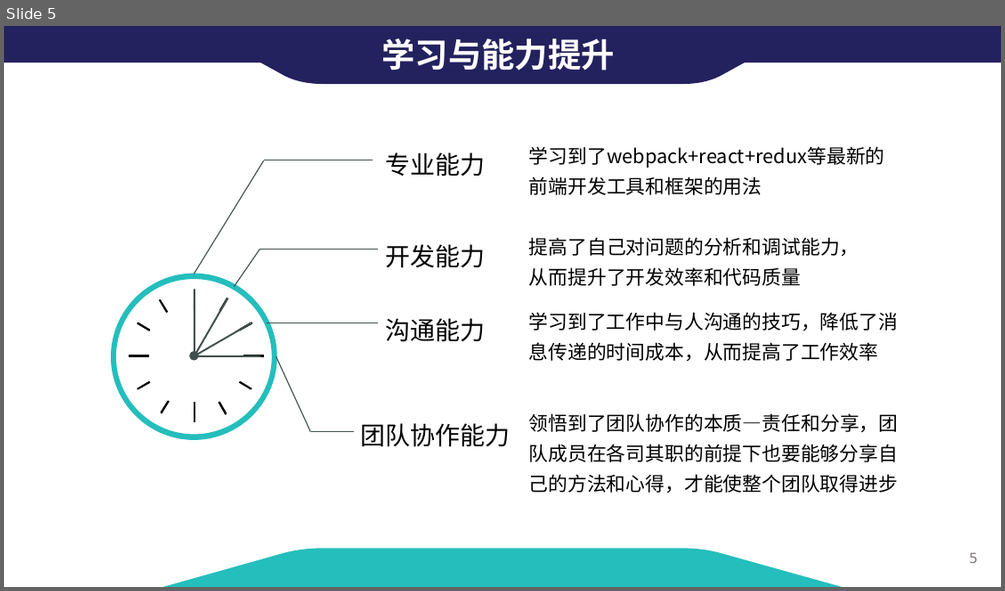
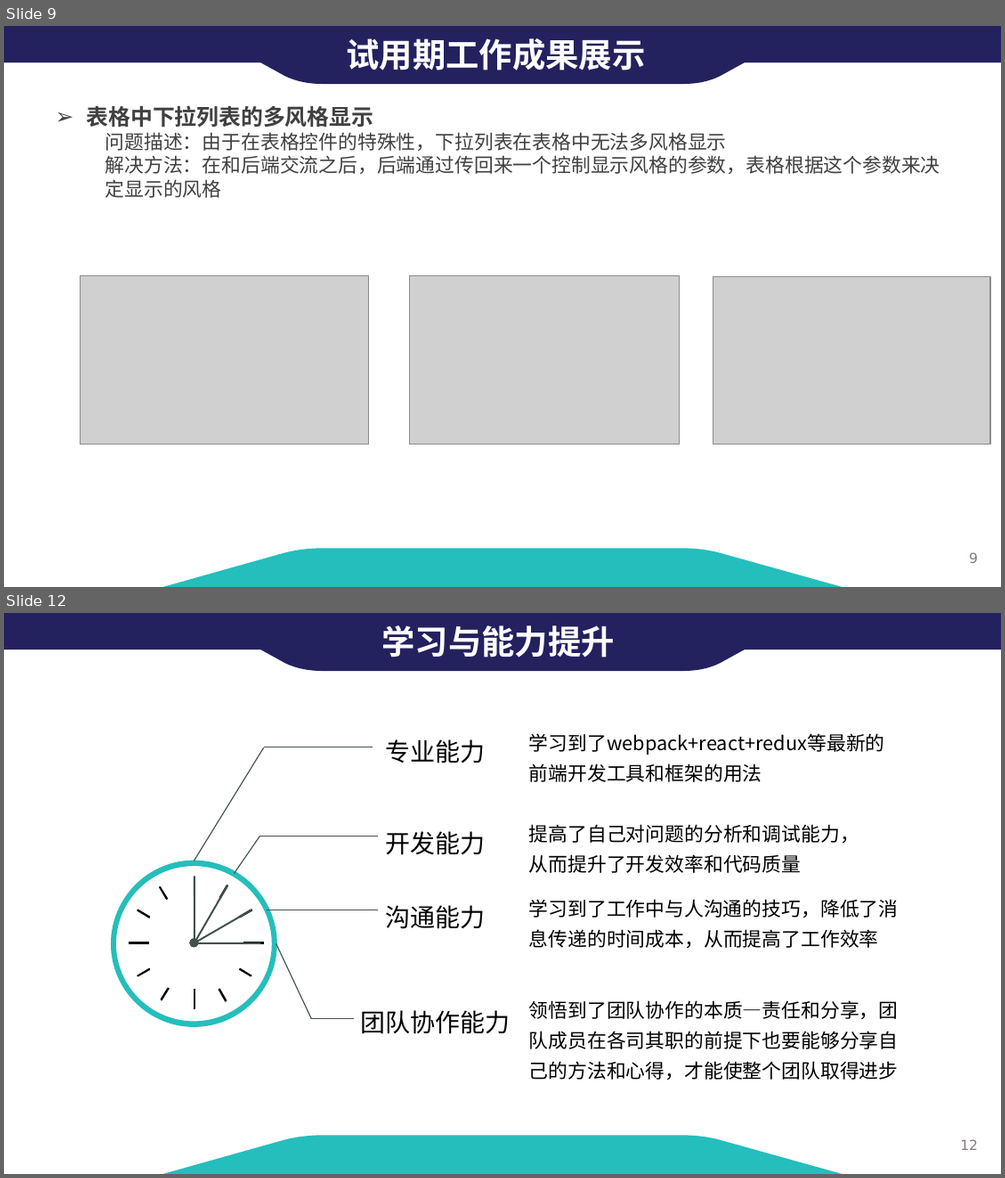
Before and after one commit to careyke/zhuangzheng, a slide deck: 转正评审-柯创.pptx. Shown one above the other, each under a label of ours: slide 5 before the commit, slides 9 and 12 after it; the slides between them are not shown. The pictures are 1005x591 and 1005x1178 pixels, drawn with LibreOffice and Linux fonts; fonts in the diff are those of the drawing; grey boxes stand for pictures; background and template pictures are left out. Boxes give left, top, right and bottom in pixels: in the first picture for what was removed or moved away, otherwise in the second. Text is boxed around its words. In the diff, an @@ line names an element or a change of style, - is before the commit and + after.

```diff
--- a/转正评审-柯创.pptx
+++ b/转正评审-柯创.pptx
@@ slide 9 added at (x1=4, y1=26, x2=1001, y2=587), background #FFFFFF; not listed: 1 template element that a slide beside it also shows @@
@@ rectangle added at (x1=4, y1=26, x2=1001, y2=62), fill #24215F @@
@@ freeform shape added at (x1=194, y1=26, x2=811, y2=84), fill #24215F @@
@@ text added at (x1=346, y1=38, x2=645, y2=70), 24 pt, text #FFFFFF, bold @@
+试用期工作成果展示
@@ text added at (x1=87, y1=105, x2=940, y2=198), 14 pt, text #404040 @@
+➢ 表格中下拉列表的多风格显示
+问题描述：由于在表格控件的特殊性，下拉列表在表格中无法多风格显示
+解决方法：在和后端交流之后，后端通过传回来一个控制显示风格的参数，表格根据这个参数来决 定显示的风格
@@ picture added at (x1=80, y1=276, x2=369, y2=444) @@
@@ picture added at (x1=409, y1=276, x2=679, y2=444) @@
@@ picture added at (x1=712, y1=276, x2=990, y2=443) @@
@@ freeform shape added at (x1=162, y1=548, x2=841, y2=587), fill #24BEBC @@
@@ what was slide 5 is now slide 12 @@
@@ page number at (x1=960, y1=1139, x2=978, y2=1150): text changed @@
-5
+12
```
Also in this commit, not shown: 3 slides changed, 6 other slides added, 33 other files.
